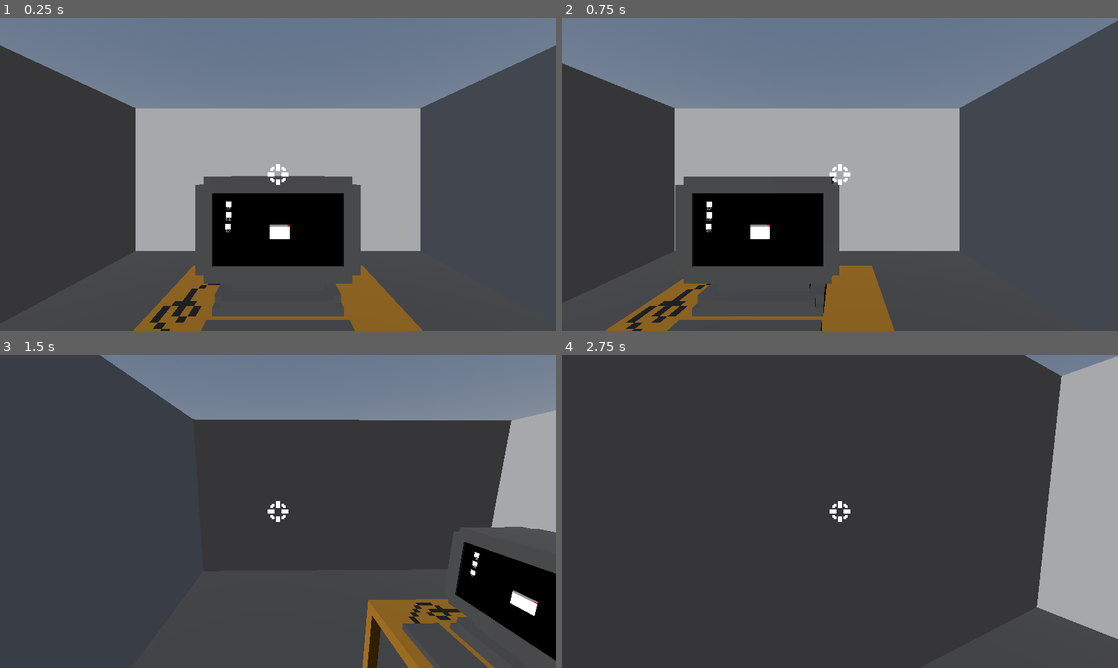
Above: before the commit, frames 1-4 (two rows, left to right).
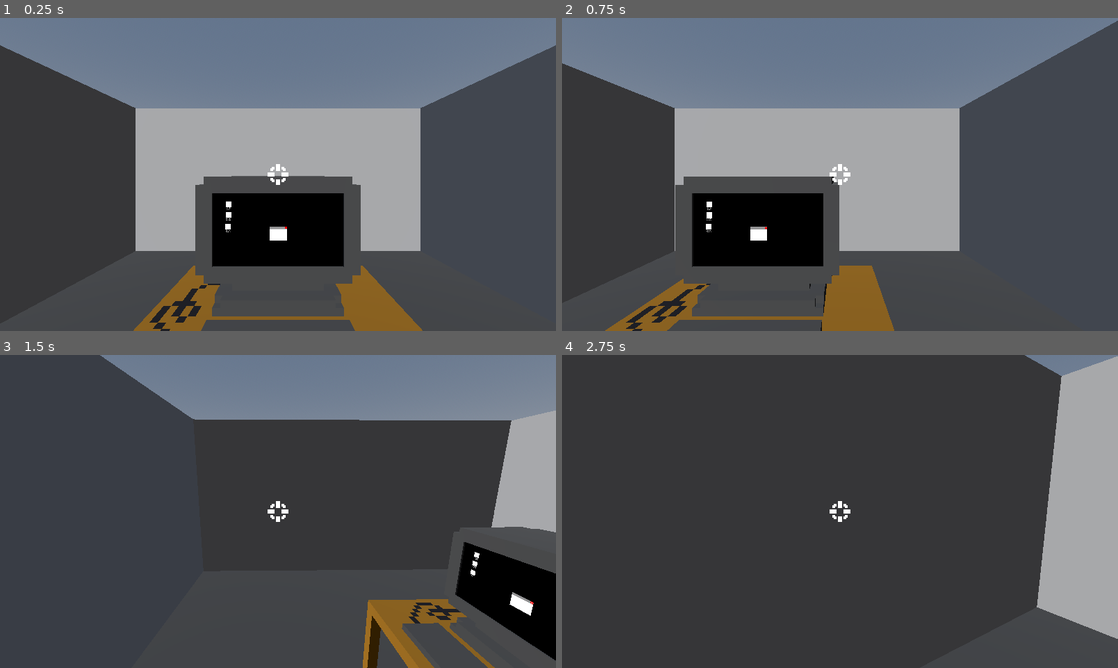
Above: after the commit, the same moments.

Repository: maxwaldman8/gmtk-2026
Game: Godot game, scene res://scenes/room.tscn
Two runs of this game, one before a commit and one after it. Both use one fixed random seed, a clock stepped at 60 frames per second and the inputs below.
Inputs (mouse positions are in pixels of both pictures, inside the frame that each line leads up to):
- Up to frame 1 (0.25 s): no input
- Up to frame 2 (0.75 s): tap Enter at 0.5 s; move the mouse to (962, 158) at 0.52 s; press the mouse at (962, 158) at 0.53 s; hold D (right) from 0.53 s (still down)
- Up to frame 3 (1.5 s): tap Space (jump) at 0.77 s; move the mouse to (250, 511) at 1.27 s; release D (right) at 1.28 s; release the mouse at (250, 511) at 1.28 s; hold W (forward) from 1.28 s (still down); click (250, 511) at 1.35 s
- Up to frame 4 (2.75 s): keep holding W (forward); tap Space (jump) at 1.52 s; move the mouse to (851, 505) at 2.02 s; press the mouse at (851, 505) at 2.03 s

The runs differ from the first frame. In frame 1, less than 0.1% of the frame differs, in the area x 48-53%, y 66-72%; in frame 2, less than 0.1%; in frame 3, 0.1%, in the area x 91-97%, y 75-84%; in frame 4, nothing differs.

Commit message:
clamp window

Diff:
--- a/game-game/scenes/screen/application.tscn
+++ b/game-game/scenes/screen/application.tscn
@@ -46,3 +46,4 @@
 autowrap_mode = 2
 
 [connection signal="gui_input" from="TestIcon" to="." method="_on_test_icon_gui_input"]
+[connection signal="gui_input" from="NameLabel" to="." method="_on_name_label_gui_input"]
--- a/game-game/scenes/screen/window.tscn
+++ b/game-game/scenes/screen/window.tscn
@@ -15,8 +15,8 @@
 anchor_top = 0.5
 anchor_right = 0.5
 anchor_bottom = 0.5
-offset_top = -20.0
 offset_right = 337.0
+offset_bottom = 20.0
 grow_horizontal = 2
 grow_vertical = 2
 color = Color(0.57301015, 0.56965506, 0.5746491, 1)
--- a/game-game/scenes/screen/windows/default_window.tscn
+++ b/game-game/scenes/screen/windows/default_window.tscn
@@ -1,10 +1,11 @@
 [gd_scene format=3 uid="uid://coqlgqs1q7kat"]
 
 [node name="DefaultWindow" type="Control" unique_id=521389708]
+custom_minimum_size = Vector2(150, 100)
 layout_mode = 3
 anchors_preset = 0
-offset_right = 173.0
-offset_bottom = 106.5
+offset_right = 150.0
+offset_bottom = 100.0
 
 [node name="ColorRect" type="ColorRect" parent="." unique_id=2103473406]
 layout_mode = 1
@@ -13,9 +14,9 @@
 anchor_top = 0.5
 anchor_right = 0.5
 anchor_bottom = 0.5
-offset_left = -86.5
-offset_top = -53.25
-offset_right = 86.5
-offset_bottom = 53.25
+offset_left = -75.0
+offset_top = -50.0
+offset_right = 75.0
+offset_bottom = 50.0
 grow_horizontal = 2
 grow_vertical = 2
--- a/game-game/scripts/screen/application.gd
+++ b/game-game/scripts/screen/application.gd
@@ -19,11 +19,6 @@
 	is_default_opened = w_is_def_open
 
 
-func _input(event: InputEvent) -> void:
-	if event.is_pressed() and event.is_action_pressed("left_click") and event.double_click:
-		pass
-
-
 func _open_window():
 	window_instance = WINDOW_SCENE.instantiate()
 	window_instance.set_up(func(): is_opened = false, window_name)
@@ -34,7 +29,8 @@
 # on double tap:
 	# not is_opened: open window by connected window name
 	# is_opened: have window scale animation, go to front
-func _on_test_icon_gui_input(event: InputEvent) -> void:
+
+func _handle_clicking_input(event: InputEvent):
 	if event is InputEventMouseButton and event.is_action_pressed("left_click"):
 		if event.double_click:
 			if is_opened:
@@ -44,4 +40,11 @@
 				_open_window()
 		else:
 			# become selected
-			print("single click")
+			pass
+
+func _on_test_icon_gui_input(event: InputEvent) -> void:
+	_handle_clicking_input(event)
+
+
+func _on_name_label_gui_input(event: InputEvent) -> void:
+	_handle_clicking_input(event)
--- a/game-game/scripts/screen/screen.gd
+++ b/game-game/scripts/screen/screen.gd
@@ -2,5 +2,4 @@
 extends Control
 
 # window layering: clicked one is first
-# clamp window pos
 # tween window with mouse
--- a/game-game/scripts/screen/window.gd
+++ b/game-game/scripts/screen/window.gd
@@ -8,7 +8,7 @@
 @onready var window_body : ColorRect
 var body_scene : PackedScene
 var body_name : String
-var dimensions : Vector2i: set = _set_dimensions
+var dimensions : Vector2: set = _set_dimensions
 
 var body_instance
 
@@ -21,27 +21,33 @@
 # Window bodies will be differing scenes that are loaded in (title bar with X is common functionality)
 
 func _ready() -> void:
-	dimensions = body_instance.size
+	dimensions = body_instance.size + Vector2(0, TITLE_BAR_THICKNESS)
+	pivot_offset = dimensions / 2
 
 
 func set_up(app_close_fn, w_body_name = "default_window"):
 	body_name = w_body_name
 	body_scene = load("res://scenes/screen/windows/" + body_name + ".tscn")
 	body_instance = body_scene.instantiate()
+	body_instance.position.y += TITLE_BAR_THICKNESS
 	add_child(body_instance)
 	global_position = Vector2i(500, 300)
 	closed.connect(app_close_fn)
 
 
 func _set_dimensions(new_dimensions: Vector2i) -> void:
+	dimensions = new_dimensions
 	title_bar.size = Vector2i(new_dimensions.x, TITLE_BAR_THICKNESS)
-	# positions too
 
 
 #region title bar
 
 func _on_x_button_pressed() -> void:
 	# closing animation?, sound
+	var tween = create_tween()
+	tween.set_trans(Tween.TRANS_ELASTIC)
+	tween.tween_property(self, "scale", Vector2(0,0), 0.5)
+	await tween.finished
 	queue_free()
 	closed.emit()
 
@@ -62,6 +68,7 @@
 	elif Input.is_action_pressed("left_click"):
 		# holding click
 		if is_following_mouse:
-			global_position = get_global_mouse_position() - offset
+			var unclamped_pos : Vector2 = get_global_mouse_position() - offset
+			global_position = unclamped_pos.clamp(Vector2.ZERO, get_viewport_rect().size - dimensions)
 
 #endregion
